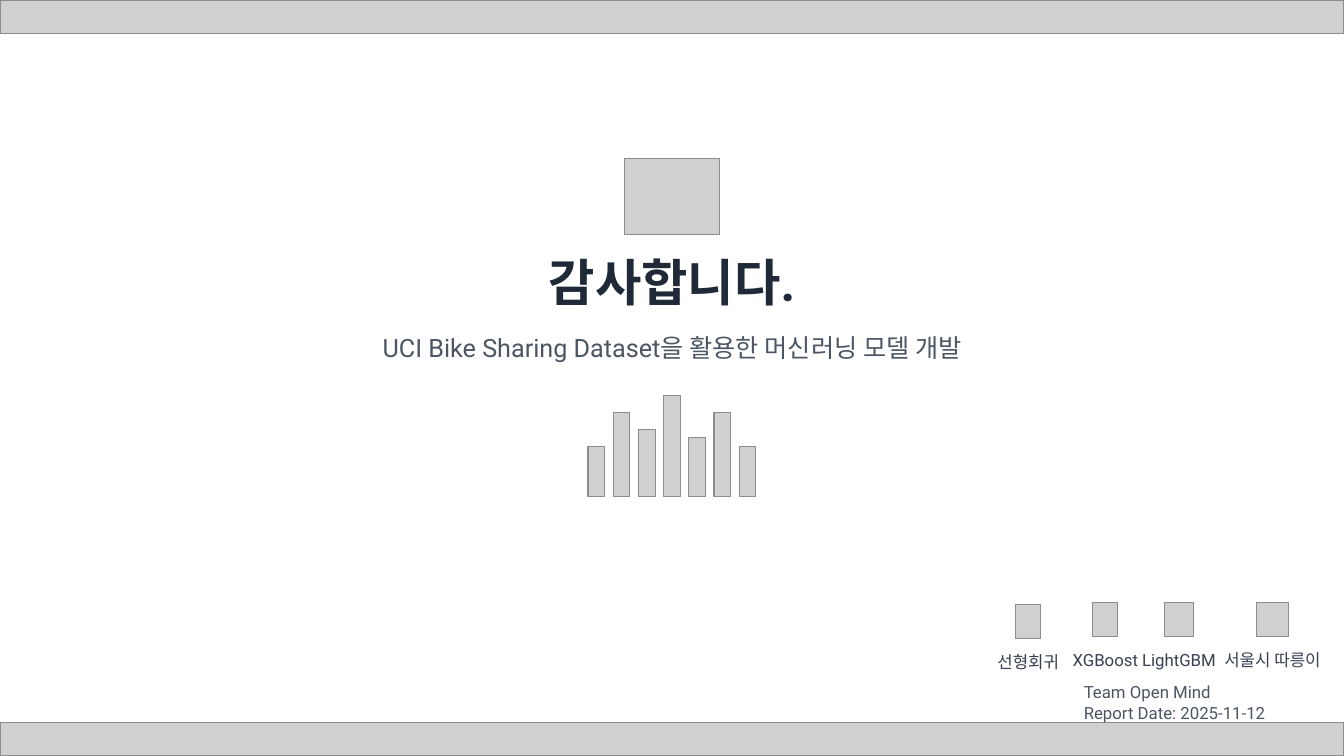
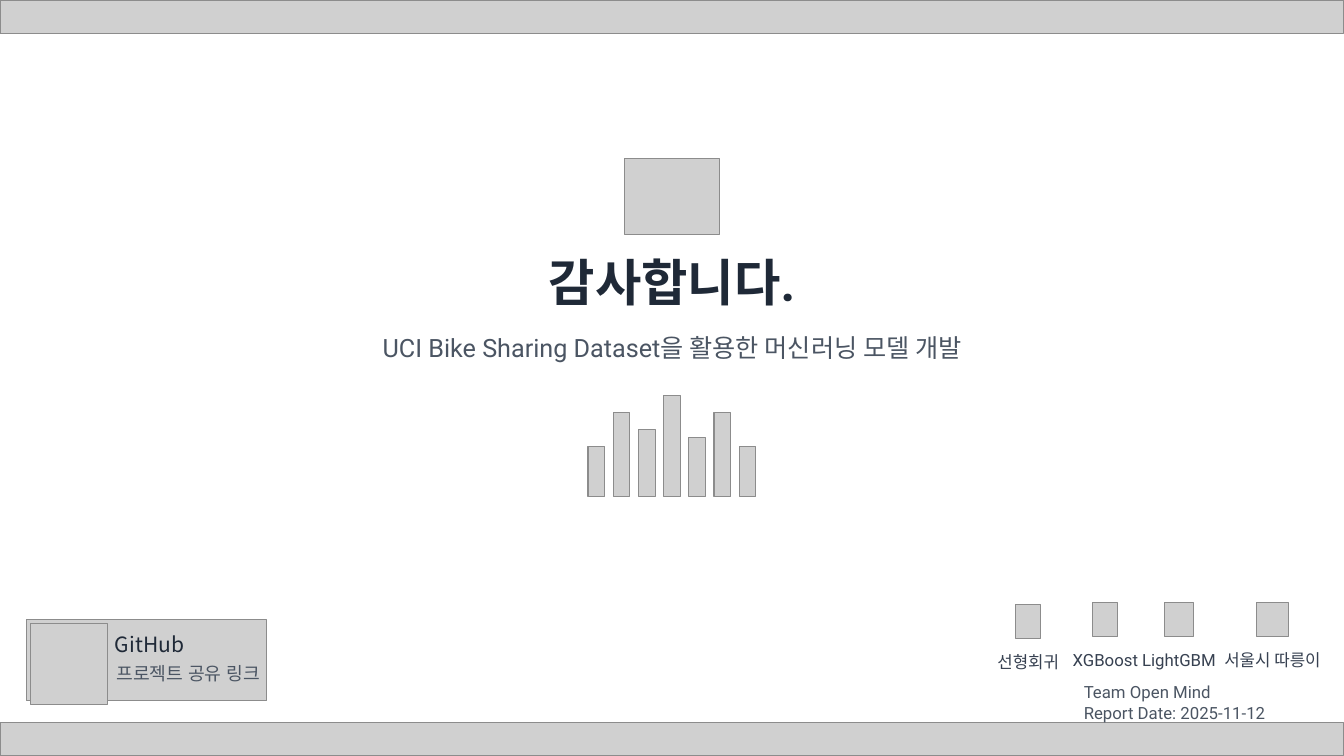
Before and after one commit to cbnu-yhjeon/PROJECT-Bicyle-Demand-Forecasting, a slide deck: slide 25 of docs/자전거 대여 수요 예측 분석 프로젝트(오픈마인드).pptx. Drawn at 1344x756 pixels with LibreOffice and Linux fonts; fonts in the diff are those of the drawing; grey boxes stand for pictures; background and template pictures are left out. Boxes give left, top, right and bottom in pixels: in the first picture for what was removed or moved away, otherwise in the second. Text is boxed around its words. In the diff, an @@ line names an element or a change of style, - is before the commit and + after.

Commit message:
update

```diff
--- a/docs/자전거 대여 수요 예측 분석 프로젝트(오픈마인드).pptx
+++ b/docs/자전거 대여 수요 예측 분석 프로젝트(오픈마인드).pptx
@@ picture added at bbox=[26, 620, 267, 702] @@
@@ picture added at bbox=[31, 624, 108, 705] @@
@@ text added at bbox=[115, 635, 184, 653], 15 pt, text #1F2937 @@
+GitHub
@@ text added at bbox=[116, 665, 260, 682], 13 pt, text #4B5563 @@
+프로젝트 공유 링크
```
Also in this commit, not shown: 1 other slide changed.
